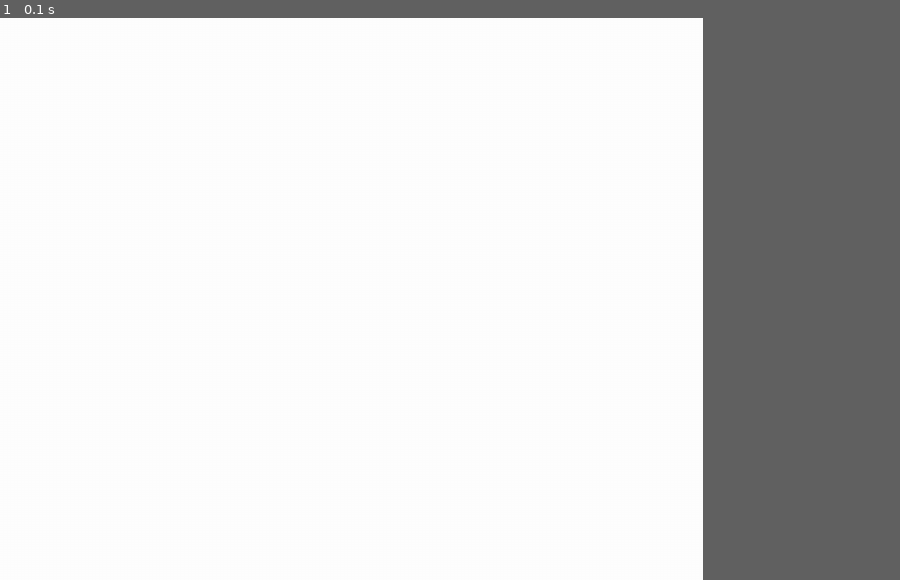
Above: before the commit, frame 1.
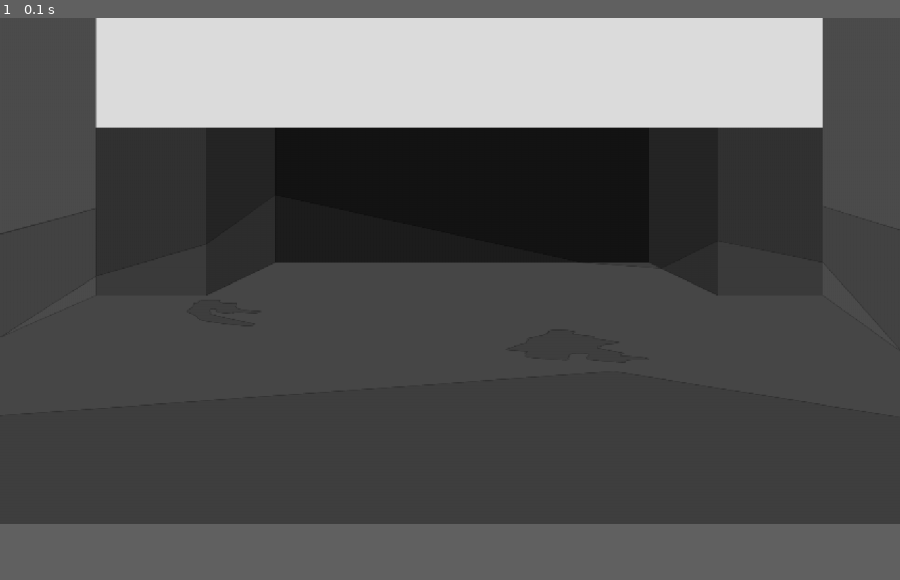
Above: after the commit, the same moment.

Repository: insper-classroom/projeto-pygame-branco
Game: pygame game, started from GAME/game.py
Same seed, same stepped clock (60 frames per second), same inputs: the game is played once before the commit and once after it.
Inputs:
- Up to frame 1 (0.1 s): no input
In our replay, the window is 703x562 before the commit and 900x506 after it. These sizes can differ from the game's own. Grey fills any space a smaller window leaves; there, only what the larger window draws over its background counts as a difference.

The runs differ from the first frame. In frame 1, 73% of the frame differs, in the area x 0-92%, y 0-91%.

Commit message:
printando fundo

Diff:
--- a/GAME/constants.py
+++ b/GAME/constants.py
@@ -1,5 +1,5 @@
-WIDTH = 1000
-HEIGHT = 800
+WIDTH = 1280
+HEIGHT = 720
 
 white = (255, 255, 255)
 black = (0, 0, 0)
--- a/GAME/draw.py
+++ b/GAME/draw.py
@@ -10,6 +10,8 @@
 
   def draw_game(self, screen):
 
-    screen.fill(white)
+    screen.fill(black)
+
+    screen.blit(self.assets['background_sr'], (0, 0))
 
     pygame.display.update()
--- a/GAME/game.py
+++ b/GAME/game.py
@@ -18,6 +18,7 @@
 
     # assets ---------------------------- #
     self.assets = {
+      'background_sr': pygame.transform.scale(pygame.image.load('../assets/fundo_shootingrange.png'), (1280, 720)),
 
     }
     # assets ---------------------------- #
